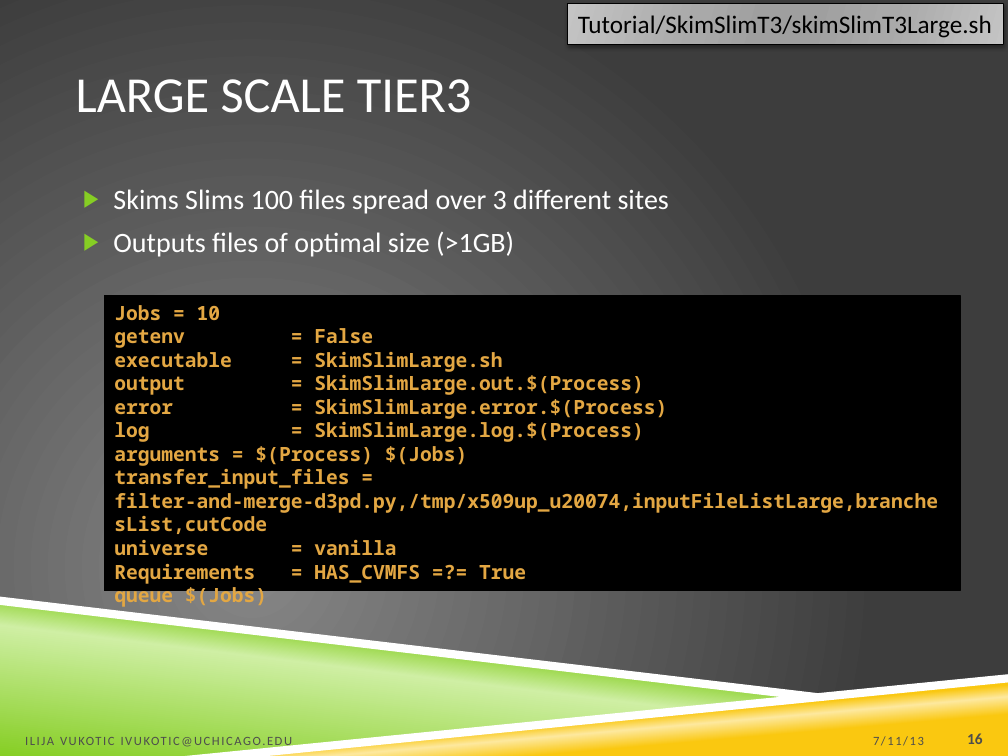
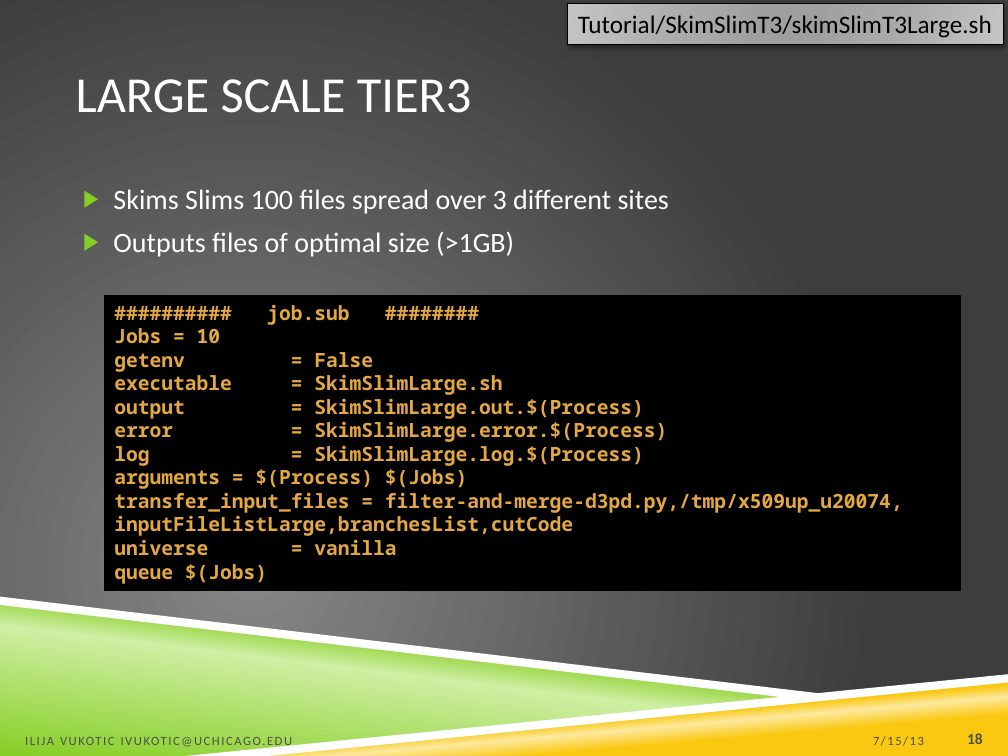
Before and after one commit to ivukotic/Tutorial, a slide deck: slide 18 of Tutorial.pptx (slide 16 before the commit). Drawn at 1008x756 pixels with LibreOffice and Linux fonts; fonts in the diff are those of the drawing; background and template pictures are left out. Boxes give left, top, right and bottom in pixels: in the first picture for what was removed or moved away, otherwise in the second. Text is boxed around its words. In the diff, an @@ line names an element or a change of style, - is before the commit and + after.

```diff
--- a/Tutorial.pptx
+++ b/Tutorial.pptx
@@ text in rectangle at <box>267,305,349,325</box>: paragraph added @@
+########## job.sub ########
@@ text in rectangle at <box>114,493,903,536</box>: spaces changed @@
-transfer_input_files = filter-and-merge-d3pd.py,/tmp/x509up_u20074,inputFileListLarge,branchesList,cutCode
+transfer_input_files = filter-and-merge-d3pd.py,/tmp/x509up_u20074, inputFileListLarge,branchesList,cutCode
@@ text in rectangle at <box>114,564,526,584</box>: paragraph removed @@
-Requirements = HAS_CVMFS =?= True
@@ text at <box>873,736,924,746</box>: text changed @@
-7/11/13
+7/15/13
@@ page number at <box>967,733,983,744</box>: text changed @@
-16
+18
```
Also in this commit, not shown: 20 other slides changed, 3 slides added.
